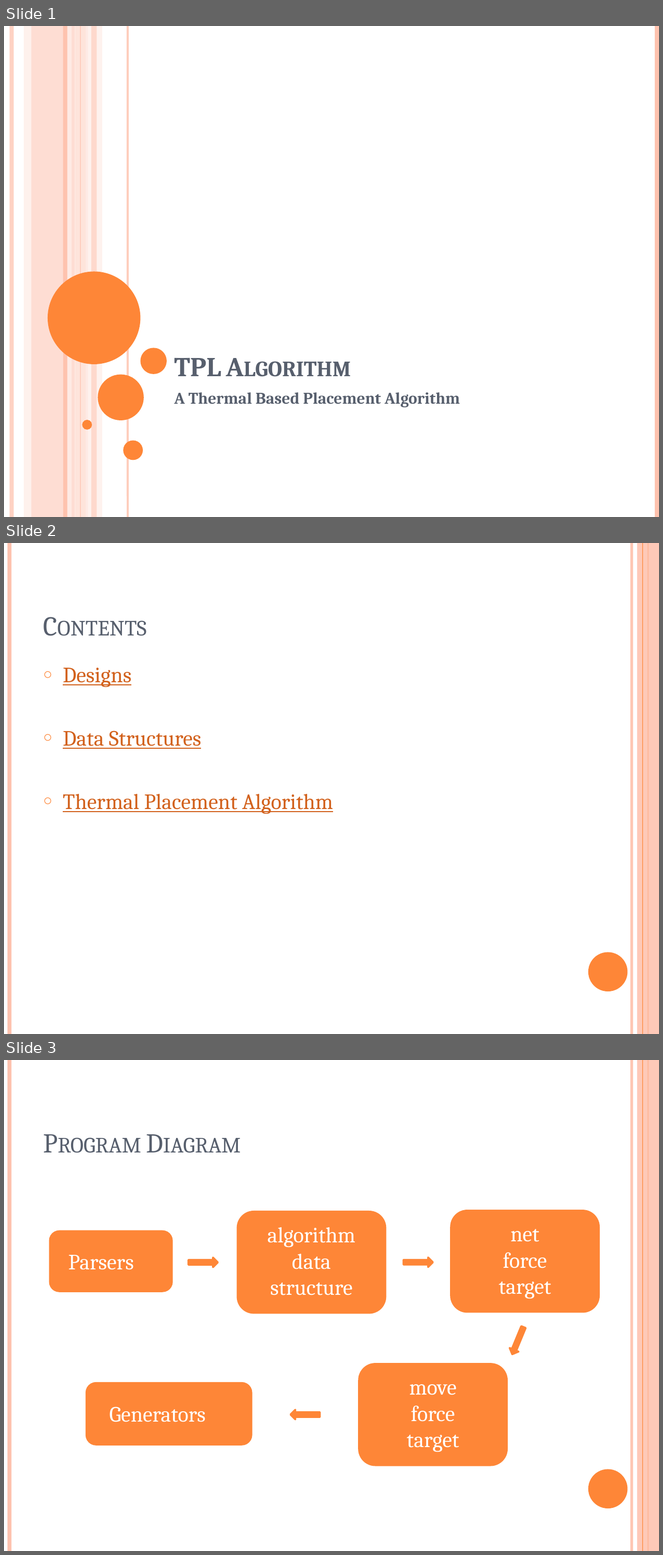
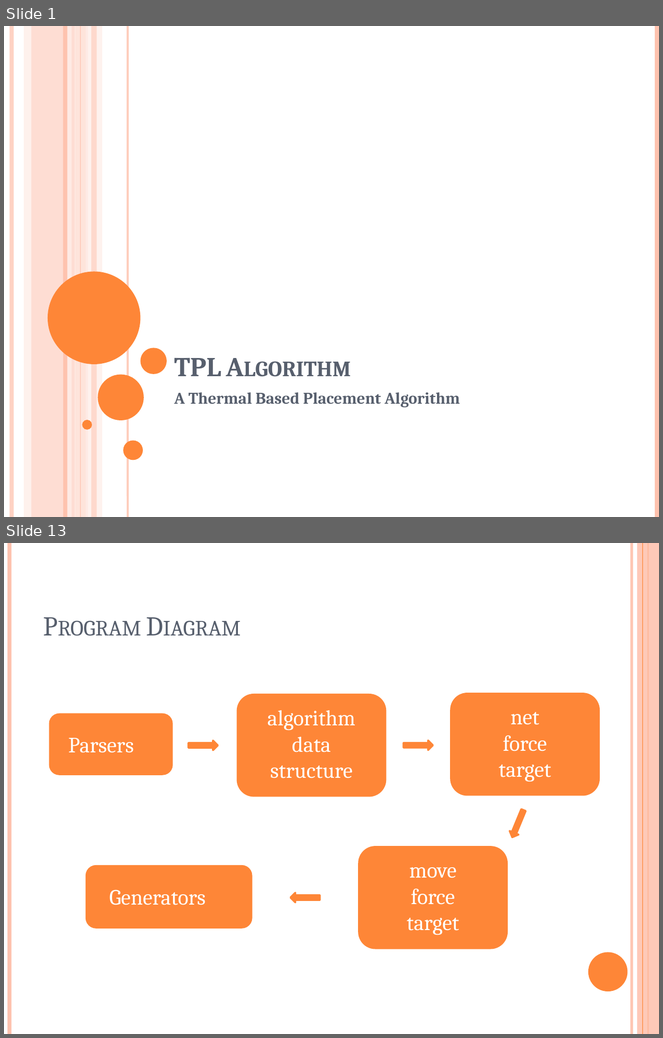
Before and after one commit to marcusgao94/TPL, a slide deck: doc/TPL.pptx. Shown one above the other, each under a label of ours: slides 1, 2 and 3 before the commit, slides 1 and 13 after it; the slides between them are not shown. The pictures are 663x1555 and 663x1038 pixels, drawn with LibreOffice and Linux fonts; fonts in the diff are those of the drawing. Boxes give left, top, right and bottom in pixels: in the first picture for what was removed or moved away, otherwise in the second. Text is boxed around its words. In the diff, an @@ line names an element or a change of style, - is before the commit and + after.

```diff
--- a/doc/TPL.pptx
+++ b/doc/TPL.pptx
@@ slide 2 removed at (4,543,659,1034), background #FFFFFF; not listed: 6 template elements that a slide beside it also shows @@
@@ title removed at (37,563,572,644) @@
-Contents
@@ text removed at (63,668,333,814) @@
-○ Designs
-○ Data Structures
-○ Thermal Placement Algorithm
@@ what was slide 3 is now slide 13 @@
```
Also in this commit, not shown: 1 slide changed, 11 slides added, 9 other slides removed.
